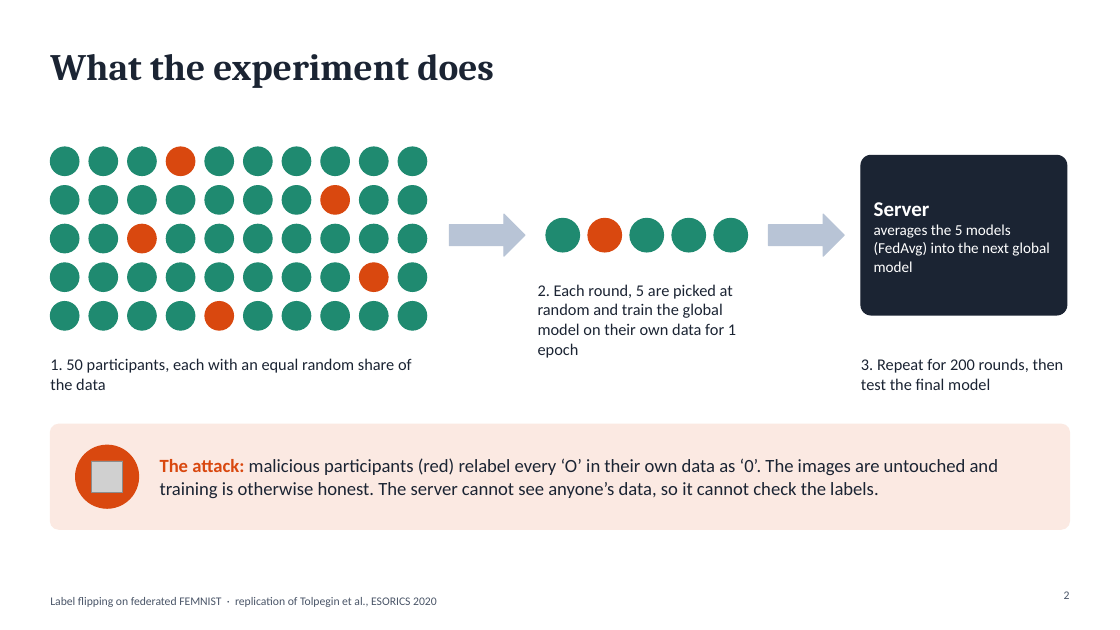
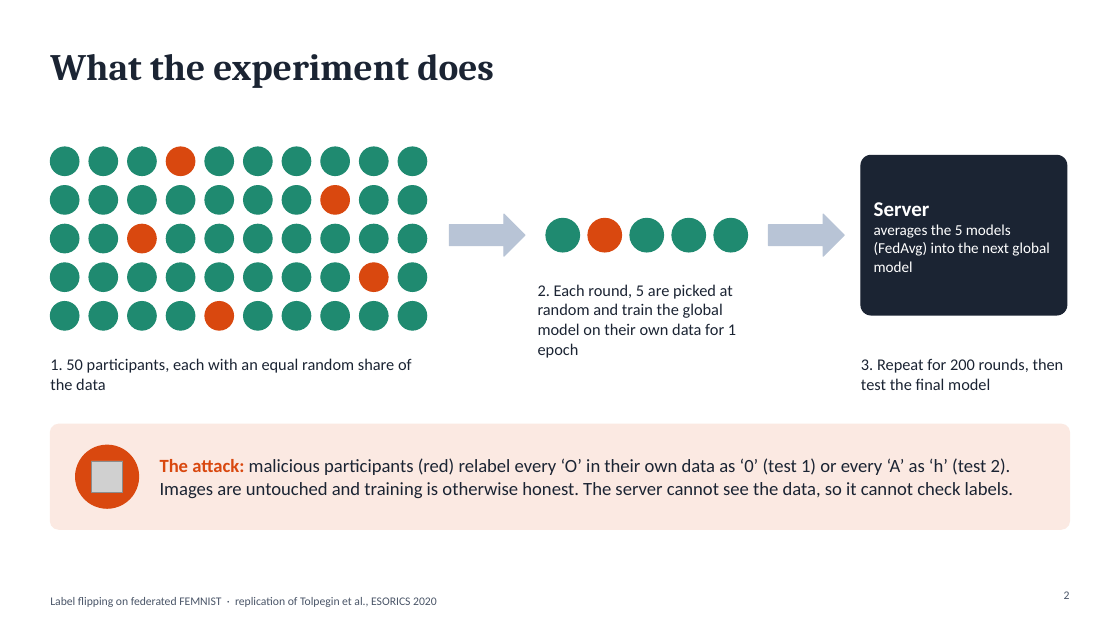
Before and after one commit to wetthamm/FederatedLearning, a slide deck: slide 2 of writeup/FEMNIST_label_flipping.pptx. Drawn at 1120x630 pixels with LibreOffice and Linux fonts; fonts in the diff are those of the drawing; grey boxes stand for pictures. Boxes give left, top, right and bottom in pixels: in the first picture for what was removed or moved away, otherwise in the second. Text is boxed around its words. In the diff, an @@ line names an element or a change of style, - is before the commit and + after.

```diff
--- a/writeup/FEMNIST_label_flipping.pptx
+++ b/writeup/FEMNIST_label_flipping.pptx
@@ text at (x1=160, y1=458, x2=1013, y2=498): text changed @@
-The attack: malicious participants (red) relabel every ‘O’ in their own data as ‘0’. The images are untouched and training is otherwise honest. The server cannot see anyone’s data, so it cannot check the labels.
+The attack: malicious participants (red) relabel every ‘O’ in their own data as ‘0’ (test 1) or every ‘A’ as ‘h’ (test 2). Images are untouched and training is otherwise honest. The server cannot see the data, so it cannot check labels.
```
Also in this commit, not shown: 10 other slides changed, 4 slides added.
